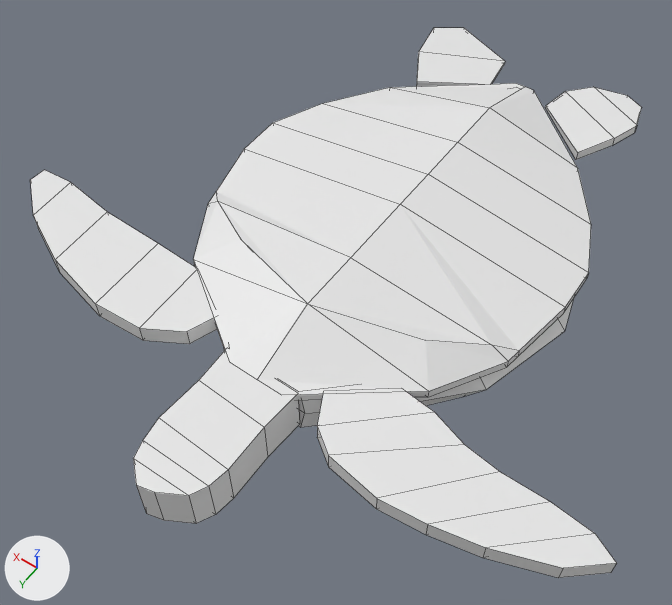
The Blender file Assets/Scenes/Warren/sea turtle.blend as it was, and as the next commit left it.
One viewpoint serves both versions: a 50 mm lens placed at (-3.88, 6.12, 7.99), pointed at (0.06, 0.62, -0.66). Lighting does not change. The marker at lower left points along +X, +Y and +Z. The first picture is the older version. Mesh edges are drawn as thin lines.
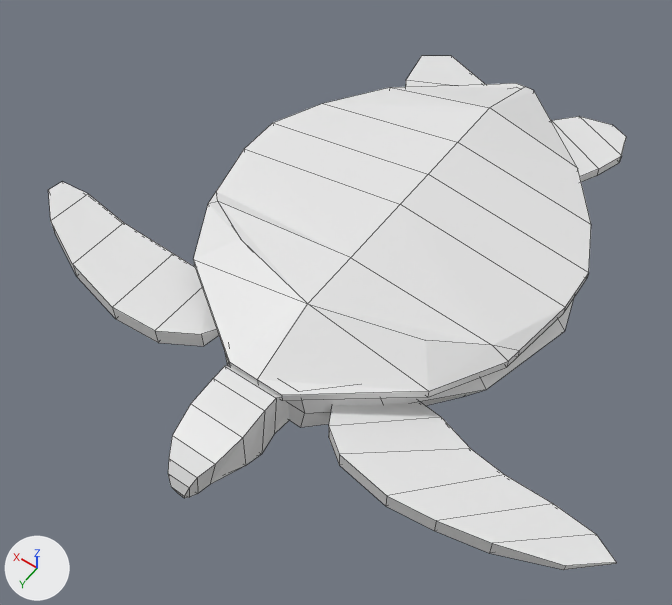
Location of each change, (x1, y1, x2, y2) in pixels of the pictures (672 x 605 px; the box of a moved part takes in the faces that stretch with it):
'Plane.002', reshaped, moved (10% shorter): before (317, 392, 616, 578); after (329, 402, 616, 570)
'Plane.006', reshaped, moved, turned, rescaled: before (133, 351, 300, 524); after (168, 366, 289, 498)
'Plane.003', reshaped, moved (9% narrower): before (30, 170, 217, 344); after (48, 182, 219, 346)
'Plane.004', moved: before (545, 87, 641, 160); after (551, 116, 626, 182)
'Plane.005', moved: before (416, 28, 505, 86); after (405, 56, 484, 87)
part 1 of me_plane_002, moved or reshaped: before (317, 392, 595, 548); after (329, 402, 595, 543)
part 2 of me_plane_002, moved or reshaped: before (487, 534, 616, 568); after (493, 534, 616, 566)
part 3 of me_plane_002, moved or reshaped: before (483, 548, 616, 578); after (489, 543, 616, 570)
part 4 of me_plane_003, moved or reshaped: before (33, 183, 214, 332); after (51, 194, 217, 334)
part 5 of me_plane_003, moved or reshaped: before (30, 170, 71, 215); after (48, 182, 87, 221)
part 6 of me_plane_003, moved or reshaped: before (187, 318, 217, 344); after (201, 329, 219, 346)

Patch to the scene script:
```diff
--- a/Assets/Scenes/Warren/sea turtle.blend.py
+++ b/Assets/Scenes/Warren/sea turtle.blend.py
@@ me_plane_002 @@
 me_plane_002.from_pydata(...)  # 28 vertices, 26 faces; spans x -1.18..2.01, y -0.67..0.49, z -0.22..0.0
 # used by ob_plane_002; location = (-2.82, 2.22, 0.0)
+# me_plane_002 part 1: all 7 vertices in x -1.18..1.39, y -0.67..-0.23, z 0.0 are moved by (0.0, 0.0, -0.09)
+# me_plane_002 part 2: the 1 vertex in x -0.81, y 0.09, z 0.0 is moved by (0.0, 0.0, -0.07)
+# me_plane_002 part 3: the 1 vertex in x -0.81, y 0.09, z -0.22 is moved by (0.0, 0.0, 0.07)
@@ me_plane_003 @@
 me_plane_003.from_pydata(...)  # 24 vertices, 22 faces; spans x -1.13..2.05, y -1.39..-0.22, z -0.22..0.0
 # used by ob_plane_003; location = (1.82, 2.79, 0.0)
+# me_plane_003 part 4: all 6 vertices in x -1.13..2.04, y -1.39..-0.87, z 0.0 are moved by (0.0, 0.0, -0.09)
+# me_plane_003 part 5: the 1 vertex in x 2.05, y -1.13, z 0.0 is moved by (0.0, 0.0, -0.07)
+# me_plane_003 part 6: all 6 vertices in x -1.13..2.04, y -1.39..-0.87, z -0.22 are moved by (0.0, 0.0, 0.09)
@@ me_plane_006 @@
 # used by ob_plane_006; location = (-0.13, 3.19, 0.0)
-me_plane_006.from_pydata(...)  # 24 vertices, 22 faces; spans x -0.47..0.47, y -1.0..0.72, z -0.61..0.0
+me_plane_006.from_pydata(...)  # 40 vertices, 38 faces; spans x -0.24..0.5, y -0.7..0.54, z -0.28..0.27
+# me_plane_006 part 7: the whole mesh is rebuilt
@@ ob_plane_002 @@
 ob_plane_002 = bpy.data.objects.new('Plane.002', me_plane_002)
-ob_plane_002.location = (-2.82, 2.22, 0.0)
+ob_plane_002.location = (-2.82, 2.03, -0.26)
@@ ob_plane_003 @@
 ob_plane_003 = bpy.data.objects.new('Plane.003', me_plane_003)
-ob_plane_003.location = (1.82, 2.79, 0.0)
+ob_plane_003.location = (1.82, 2.6, -0.26)
@@ ob_plane_004 @@
 ob_plane_004 = bpy.data.objects.new('Plane.004', me_plane_004)
-ob_plane_004.location = (-2.5, -3.14, 0.0)
+ob_plane_004.location = (-2.5, -2.85, -0.31)
@@ ob_plane_005 @@
 ob_plane_005 = bpy.data.objects.new('Plane.005', me_plane_005)
-ob_plane_005.location = (1.27, -4.25, 0.0)
+ob_plane_005.location = (1.27, -3.96, -0.31)
@@ ob_plane_006 @@
 ob_plane_006 = bpy.data.objects.new('Plane.006', me_plane_006)
-ob_plane_006.location = (-0.13, 3.19, 0.0)
+ob_plane_006.location = (-0.14, 2.94, -0.25)
+ob_plane_006.rotation_euler = (-1.571, 1.599, -1.571)  # degrees (-90, 92, -90)
+ob_plane_006.scale = (1.22, 1.22, 1.22)
```
